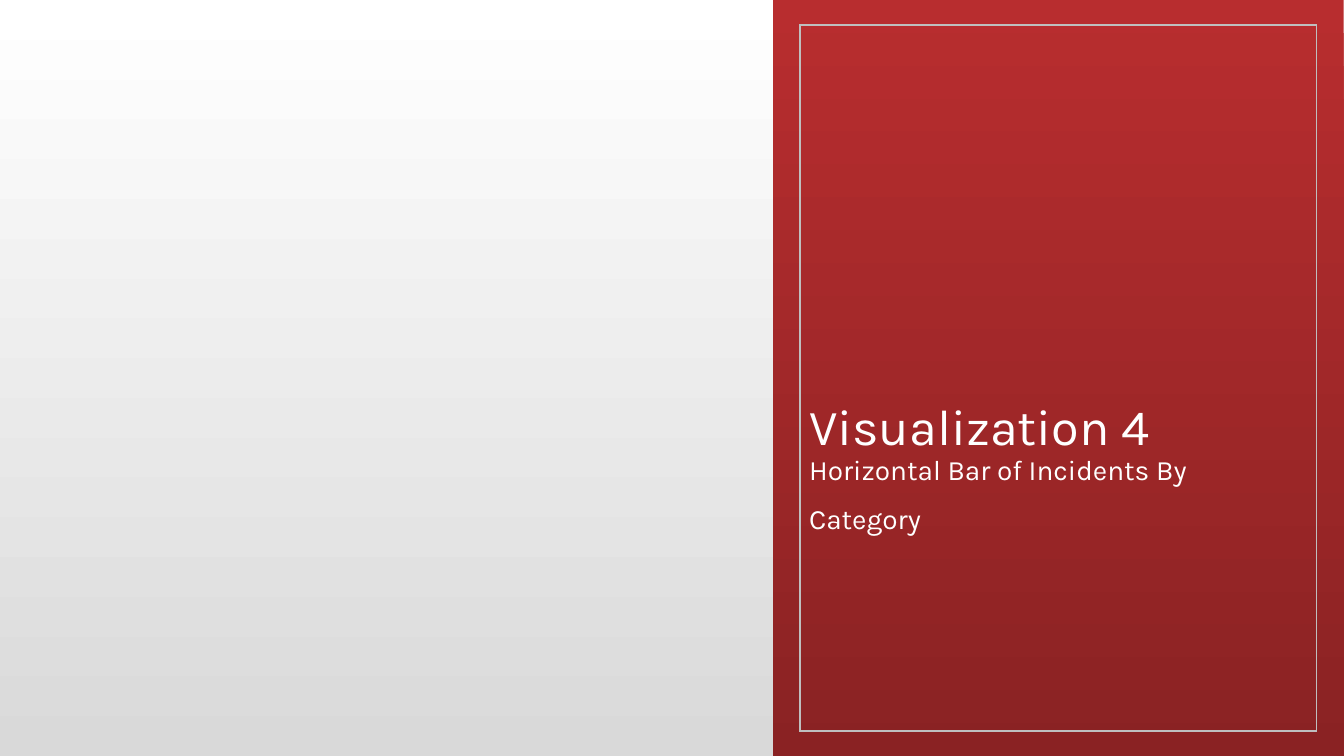
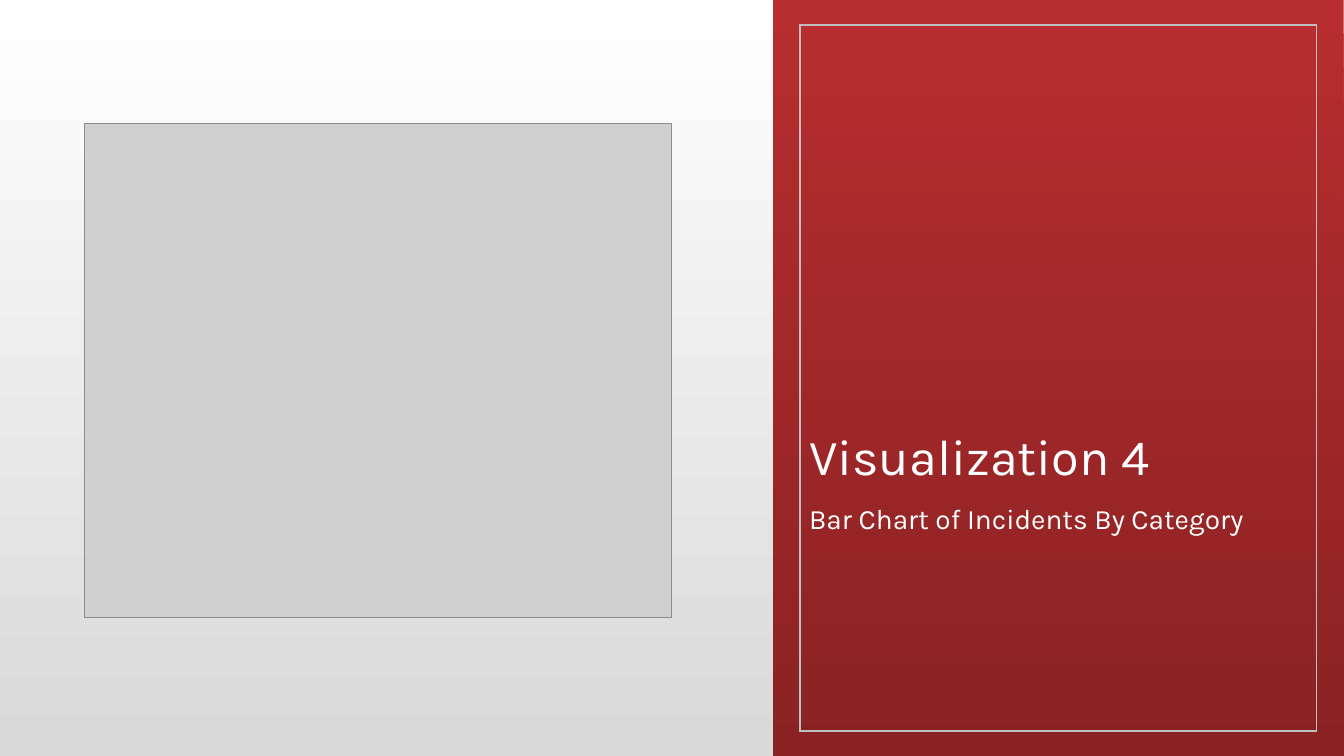
Before and after one commit to granttowers/Project_2, a slide deck: slide 9 of Project 2.pptx. Drawn at 1344x756 pixels with LibreOffice and Linux fonts; fonts in the diff are those of the drawing; grey boxes stand for pictures. Boxes give left, top, right and bottom in pixels: in the first picture for what was removed or moved away, otherwise in the second. Text is boxed around its words. In the diff, an @@ line names an element or a change of style, - is before the commit and + after.

```diff
--- a/Project 2.pptx
+++ b/Project 2.pptx
@@ picture added at (x1=85, y1=123, x2=673, y2=618) @@
@@ title at (x1=809, y1=440, x2=1243, y2=536): text changed @@
-Visualization 4
-Horizontal Bar of Incidents By Category
+Visualization 4
+Bar Chart of Incidents By Category
```
Also in this commit, not shown: 3 other slides changed, 2 other files.
